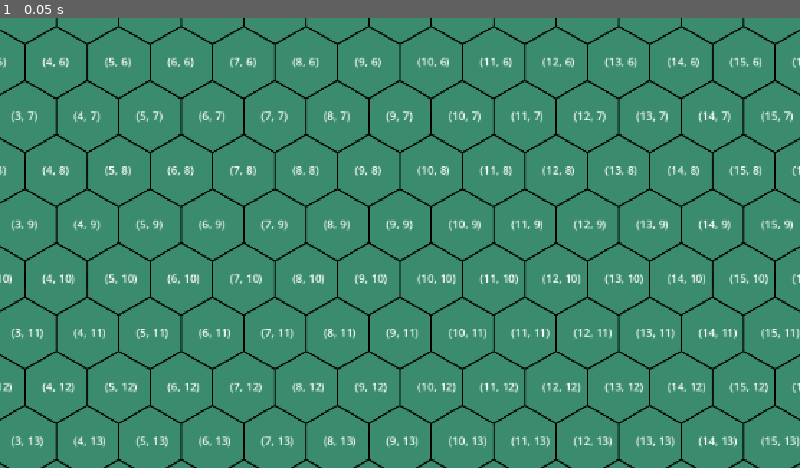
Above: before the commit, frame 1.
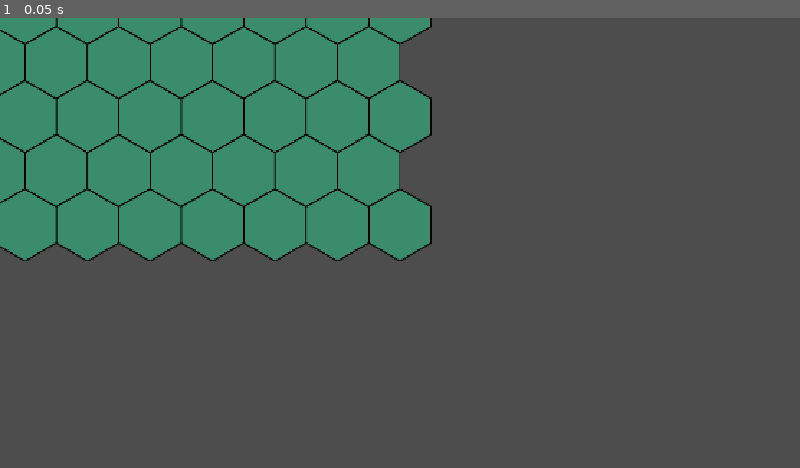
Above: after the commit, the same moment.

Repository: pawel-dubiel/godot-experiment
Game: Godot game, scene res://scenes/TestLevel.tscn
The game is run twice, just before and just after one commit, with the same random seed, the same clock (stepped at 60 frames per second) and the same inputs. Before the commit the project starts from res://scenes/Main.tscn.
Inputs:
- Up to frame 1 (0.05 s): no input

The runs differ from the first frame. In frame 1, 74% of the frame differs, in the area x 0-100%, y 0-100%.

Commit message:
feat: Integrate 2D TestLevel scene and set as project main

Diff:
--- a/project.godot
+++ b/project.godot
@@ -11,7 +11,7 @@
 [application]
 
 config/name="godot-experiment"
-run/main_scene="res://scenes/Main.tscn"
+run/main_scene="res://scenes/TestLevel.tscn"
 config/features=PackedStringArray("4.5", "Forward Plus")
 config/icon="res://icon.svg"
 
--- a/scenes/TestLevel.tscn
+++ b/scenes/TestLevel.tscn
@@ -1,43 +1,39 @@
-[gd_scene load_steps=7 format=3]
+[gd_scene load_steps=9 format=3 uid="uid://dgeqp5m6kwclw"]
 
-[ext_resource type="Script" path="res://scripts/systems/MapService.gd" id="1"]
-[ext_resource type="PackedScene" path="res://scenes/units/Soldier.tscn" id="2"]
-[ext_resource type="PackedScene" path="res://scenes/units/Tank.tscn" id="3"]
-[ext_resource type="Script" path="res://scripts/core/GameController.gd" id="4"]
+[ext_resource type="Script" uid="uid://dmm5lysodocap" path="res://scripts/systems/MapService.gd" id="1"]
+[ext_resource type="Script" uid="uid://5w6t8uh5wnh" path="res://scripts/HexGrid.gd" id="2"]
+[ext_resource type="Script" uid="uid://703pco1y4iy8" path="res://scripts/components/RectangularMapGenerator.gd" id="3"]
+[ext_resource type="Resource" path="res://resources/terrains/grass.tres" id="4"]
+[ext_resource type="PackedScene" path="res://scenes/units/Soldier.tscn" id="5"]
+[ext_resource type="PackedScene" path="res://scenes/units/Tank.tscn" id="6"]
+[ext_resource type="Script" uid="uid://b3ki3efpkxoke" path="res://scripts/core/GameController.gd" id="7"]
+[ext_resource type="Script" uid="uid://r8b3d8qhxgor" path="res://scripts/CameraControl.gd" id="8"]
 
-[sub_resource type="BoxShape3D" id="BoxShape3D_Ground"]
-size = Vector3(50, 0.1, 50)
-
-[sub_resource type="BoxMesh" id="BoxMesh_Ground"]
-size = Vector3(50, 0.1, 50)
-
-[node name="TestLevel" type="Node3D"]
-
-[node name="DirectionalLight3D" type="DirectionalLight3D" parent="."]
-transform = Transform3D(0.866025, -0.433013, 0.25, 0, 0.5, 0.866025, -0.5, -0.75, 0.433013, 0, 10, 0)
-shadow_enabled = true
-
-[node name="Camera3D" type="Camera3D" parent="."]
-transform = Transform3D(1, 0, 0, 0, 0.5, 0.866025, 0, -0.866025, 0.5, 0, 10, 8)
-
-[node name="Ground" type="StaticBody3D" parent="."]
-transform = Transform3D(1, 0, 0, 0, 1, 0, 0, 0, 1, 0, -0.1, 0)
-
-[node name="CollisionShape3D" type="CollisionShape3D" parent="Ground"]
-shape = SubResource("BoxShape3D_Ground")
-
-[node name="MeshInstance3D" type="MeshInstance3D" parent="Ground"]
-mesh = SubResource("BoxMesh_Ground")
+[node name="TestLevel" type="Node2D"]
 
 [node name="MapService" type="Node" parent="."]
 script = ExtResource("1")
 
+[node name="HexGridView" type="TileMapLayer" parent="." node_paths=PackedStringArray("map_service")]
+script = ExtResource("2")
+map_service = NodePath("../MapService")
+
+[node name="MapGenerator" type="Node" parent="." node_paths=PackedStringArray("map_service")]
+script = ExtResource("3")
+width = 10
+height = 10
+map_service = NodePath("../MapService")
+default_terrain = ExtResource("4")
+
+[node name="Camera2D" type="Camera2D" parent="."]
+position = Vector2(400, 300)
+script = ExtResource("8")
+
 [node name="GameController" type="Node" parent="."]
-script = ExtResource("4")
+script = ExtResource("7")
 map_service_path = NodePath("../MapService")
 
-[node name="Soldier" parent="." instance=ExtResource("2")]
-transform = Transform3D(1, 0, 0, 0, 1, 0, 0, 0, 1, 0, 0, 0)
+[node name="Soldier" parent="." instance=ExtResource("5")]
+grid_position = Vector2i(5, 2)
 
-[node name="Tank" parent="." instance=ExtResource("3")]
-transform = Transform3D(1, 0, 0, 0, 1, 0, 0, 0, 1, 4, 0, 0)
+[node name="Tank" parent="." instance=ExtResource("6")]
